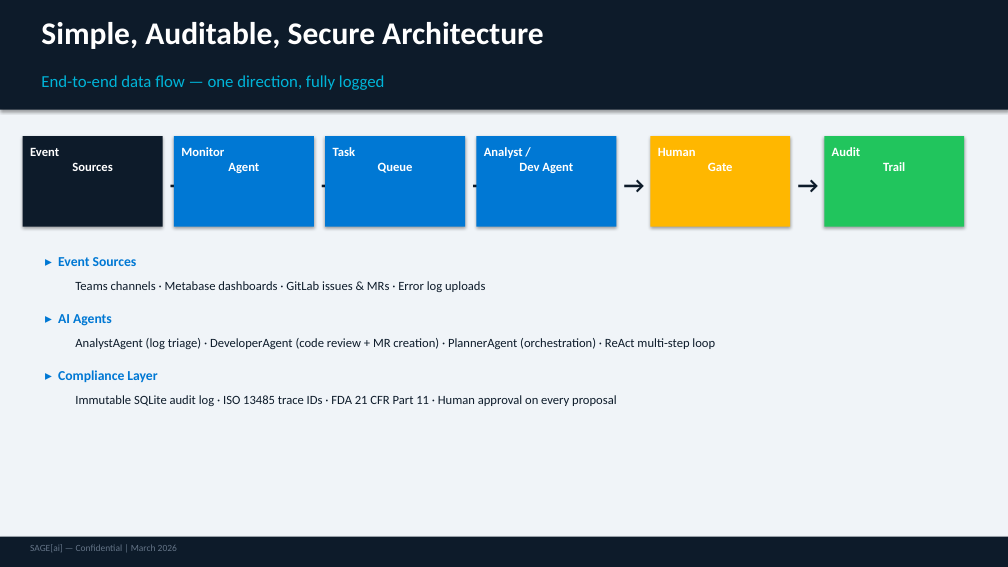
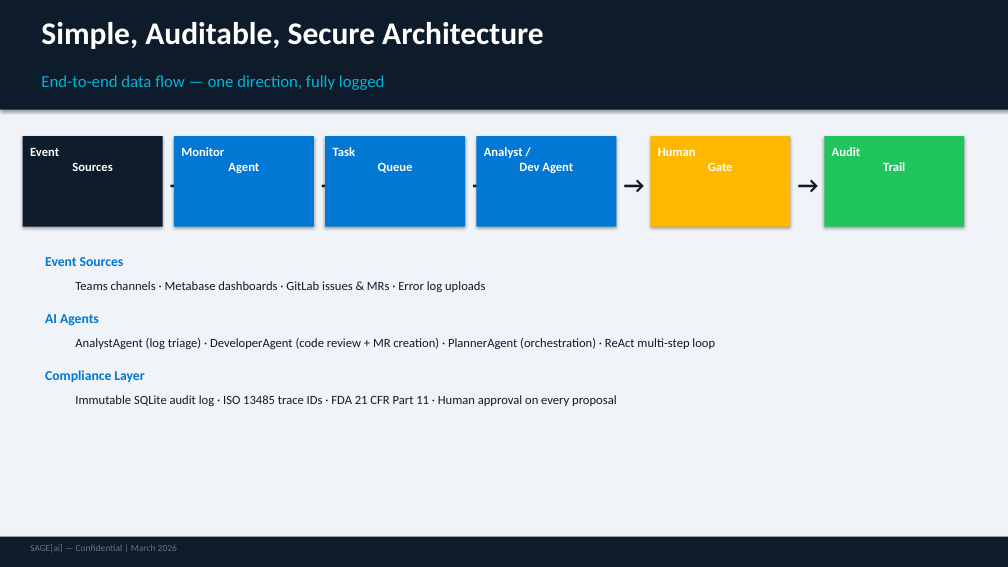
Before and after one commit to Sumanharapanahalli/SAGE, a slide deck: slide 7 of docs/SageAI_Business_Case.pptx. Drawn at 1008x567 pixels with LibreOffice and Linux fonts; fonts in the diff are those of the drawing. Boxes give left, top, right and bottom in pixels: in the first picture for what was removed or moved away, otherwise in the second. Text is boxed around its words. In the diff, an @@ line names an element or a change of style, - is before the commit and + after.

```diff
--- a/docs/SageAI_Business_Case.pptx
+++ b/docs/SageAI_Business_Case.pptx
@@ text at (x1=45, y1=257, x2=124, y2=266): text changed @@
-▸ Event Sources
+Event Sources
@@ text at (x1=45, y1=314, x2=99, y2=326): text changed @@
-▸ AI Agents
+AI Agents
@@ text at (x1=45, y1=370, x2=144, y2=382): text changed @@
-▸ Compliance Layer
+Compliance Layer
```
Also in this commit, not shown: 7 other slides changed, 3 other files.
